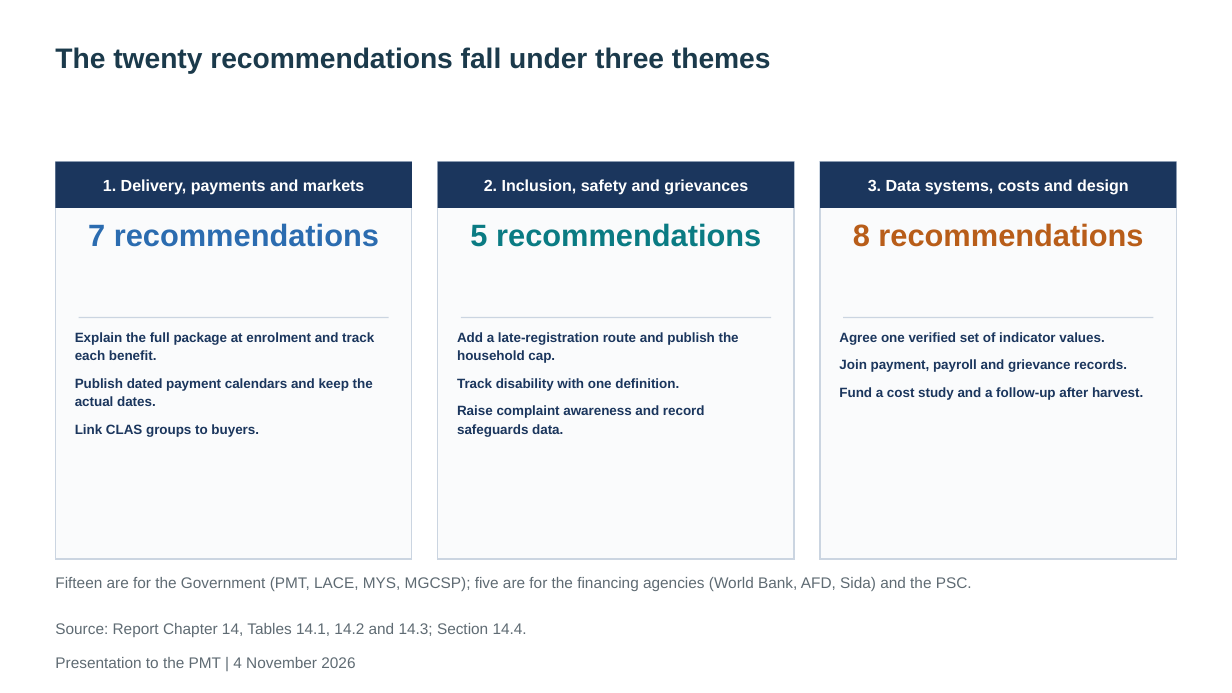
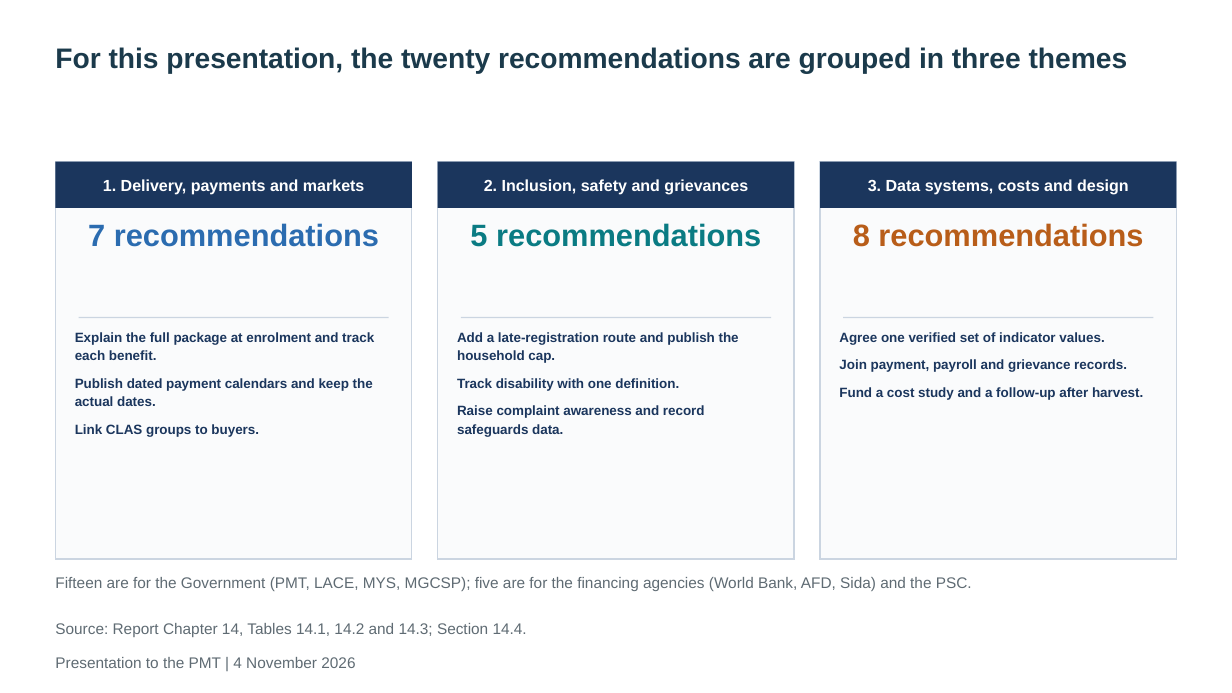
Before and after one commit to kokouekpinda/kokouekpinda, a slide deck: slide 47 of deliverables/REALISE_PMT_Presentation_v5.pptx. Drawn at 1232x693 pixels with LibreOffice and Linux fonts; fonts in the diff are those of the drawing. Boxes give left, top, right and bottom in pixels: in the first picture for what was removed or moved away, otherwise in the second. Text is boxed around its words. In the diff, an @@ line names an element or a change of style, - is before the commit and + after.

```diff
--- a/deliverables/REALISE_PMT_Presentation_v5.pptx
+++ b/deliverables/REALISE_PMT_Presentation_v5.pptx
@@ title at [55, 47, 1128, 74]: text changed @@
-The twenty recommendations fall under three themes
+For this presentation, the twenty recommendations are grouped in three themes
```
Also in this commit, not shown: 11 other slides changed, 9 other files.
